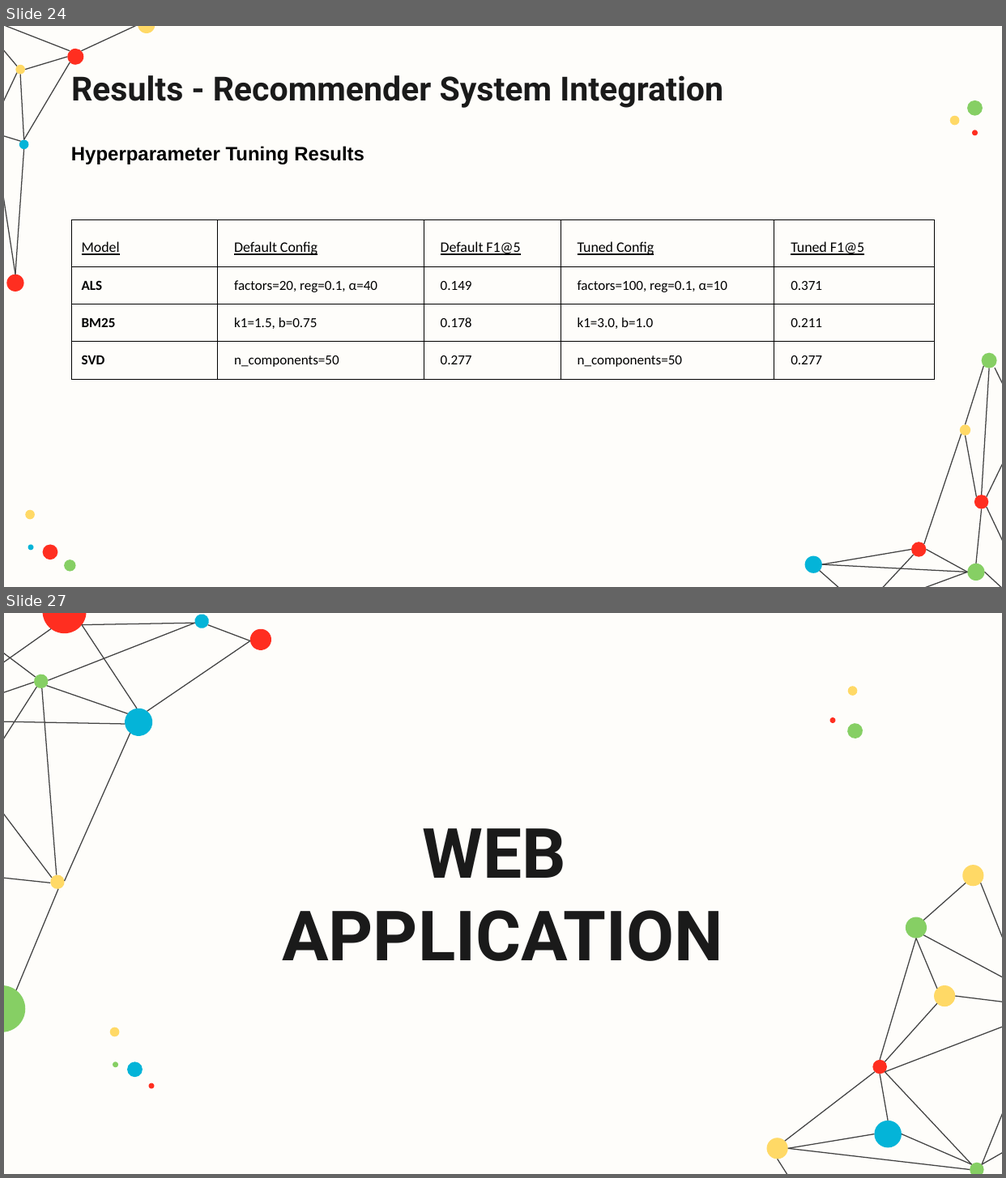
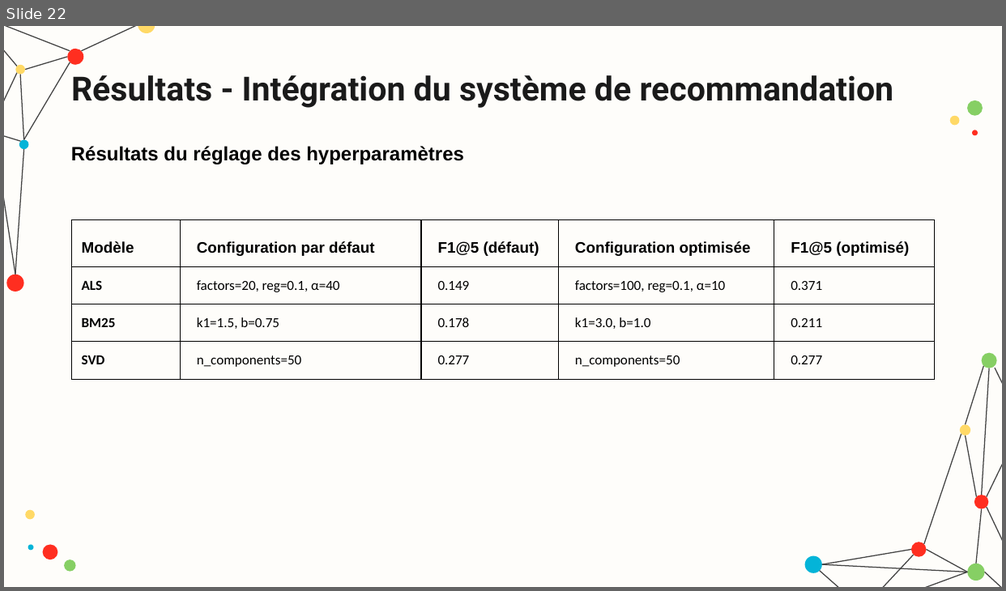
Before and after one commit to hamzamdn077/Master-Project, a slide deck: presentation.pptx. Shown one above the other, each under a label of ours: slides 24 and 27 before the commit, slide 22 after it; the slides between them are not shown. The pictures are 1006x1178 and 1006x591 pixels, drawn with LibreOffice and Linux fonts; fonts in the diff are those of the drawing. Boxes give left, top, right and bottom in pixels: in the first picture for what was removed or moved away, otherwise in the second. Text is boxed around its words. In the diff, an @@ line names an element or a change of style, - is before the commit and + after.

```diff
--- a/presentation.pptx
+++ b/presentation.pptx
@@ slide 27 removed at [4, 613, 1002, 1174], background #FEFDFA @@
@@ ellipse removed at [846, 684, 859, 696] @@
@@ ellipse removed at [829, 717, 837, 725] @@
@@ ellipse removed at [845, 722, 865, 741] @@
@@ title removed at [282, 828, 723, 961] @@
-WEB
-APPLICATION
@@ group removed at [4, 613, 1002, 1174]: 34 lines, 14 ellipses @@
@@ group removed at [110, 1027, 155, 1089]: 4 ellipses @@
@@ what was slide 24 is now slide 22 @@
@@ slide 22 changed as well @@
@@ title at [71, 75, 894, 108]: text changed @@
-Results - Recommender System Integration
+Résultats - Intégration du système de recommandation
@@ text at [71, 146, 464, 165]: text changed @@
-Hyperparameter Tuning Results
+Résultats du réglage des hyperparamètres
@@ table at [72, 220, 935, 378] @@
-row 1: Model | Default Config | Default F1@5 | Tuned Config | Tuned F1@5
+row 1: Modèle | Configuration par défaut | F1@5 (défaut) | Configuration optimisée | F1@5 (optimisé)
```
Also in this commit, not shown: 8 other slides changed, 18 slides added, 19 other slides removed, 2 other files.
